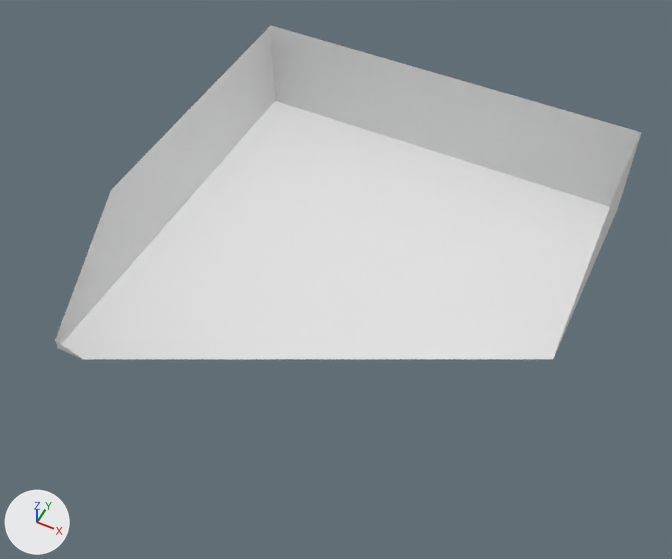
Two versions of the Blender file files/dungeon_2.blend, one commit apart.
Rendered twice from a 50 mm camera at (10.03, -21.82, 26.52) aimed at (-0.18, -1.38, 0.97). Every picture has the same lights, and +X, +Y and +Z are marked at lower left. Everything nearer to the camera than a plane just in front of the edit is cut away.

The first picture shows 'Плоскость'.
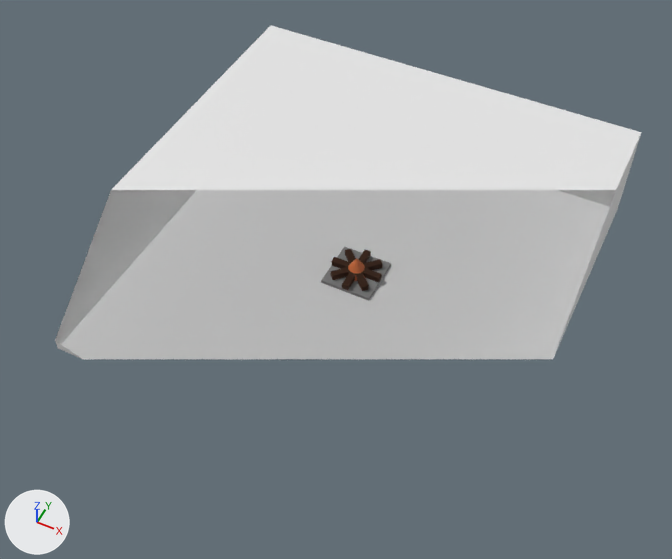
Where the change shows, as pixel boxes (x1, y1, x2, y2) in the pictures (672 x 559 px; the box of a moved part takes in the faces that stretch with it):
'CampfireLog', added (brown)
    after: (331, 249, 382, 291)
'CampfirePlate', added
    after: (321, 247, 391, 301)
'CampfireFire', added
    after: (348, 258, 365, 281)
part 1 of me_плоскость, moved or reshaped
    before: (55, 135, 641, 359)
    after: (55, 25, 642, 359)

Edits to the bpy script that builds the scene:
```text
Add mat_campfirefire:
    mat_campfirefire = principled_material('CampfireFire')
    mat_campfirefire.base_color = (0.801, 0.208, 0.0618)  # orange #e77e46
Add mat_campfirelog:
    mat_campfirelog = principled_material('CampfireLog')
    mat_campfirelog.base_color = (0.058, 0.0196, 0.00699)  # brown #442614
    mat_campfirelog.roughness = 1.0
    mat_campfirelog.diffuse_roughness = 1.0
Add mat_campfireplate:
    mat_campfireplate = principled_material('CampfirePlate')
    mat_campfireplate.base_color = (0.32, 0.32, 0.32)  # grey #999999
    mat_campfireplate.roughness = 1.0
    mat_campfireplate.diffuse_roughness = 1.0
Change me_плоскость:
    where me_плоскость.from_pydata(...)  # 24 vertices, 7 faces; spans x -1.0..1.0, y -1.0..1.0, z 0.0..4.0
    used by ob_плоскость; location = (0.0, 0.0, 0.0); scale = (8.0, 8.0, 1.0)
    verts and faces of me_плоскость; kept vertices keep their numbers, new ones are numbered from 24
    before: 16 (-1.0, -1.0, 4.0), 17 (1.0, -1.0, 4.0), 18 (-1.0, -1.0, 0.0) at pixel (57, 348), 19 (1.0, -1.0, 0.0), 20 (1.0, -1.0, 0.0)
    before: 21 (1.0, -1.0, 4.0), 22 (1.0, 1.0, 0.0) at pixel (617, 209), 23 (1.0, 1.0, 4.0) at pixel (641, 132)
    me_плоскость part 1
    add delete_faces([(16, 17, 19, 18), (20, 21, 23, 22)])
    add verts[24] = (-1.0, 1.0, 4.0)  # pixel (270, 25)
    add verts[25] = (1.0, 1.0, 4.0)  # pixel (641, 132)
    add verts[26] = (-1.0, -1.0, 4.0)
    add verts[27] = (1.0, -1.0, 4.0)
    add faces += [(17, 23, 22, 19), (16, 21, 20, 18), (24, 25, 27, 26)]
Add me_campfirefire:
    me_campfirefire.from_pydata(...)  # a 32-sided cone pointing to +z spanning x -1.0..1.0, y -1.0..1.0, z -1.0..1.0
    me_campfirefire.materials.append(mat_campfirefire)  # orange #e77e46
Add me_campfirelog:
    me_campfirelog.from_pydata(...)  # 32 vertices, 24 faces; spans x -1.0..1.0, y -8.0..8.0, z -1.0..1.0
    me_campfirelog.materials.append(mat_campfirelog)  # brown #442614
Add me_campfireplate:
    me_campfireplate.from_pydata(...)  # a box spanning x -1.0..1.0, y -1.0..1.0, z -1.0..1.0
    me_campfireplate.materials.append(mat_campfireplate)  # grey #999999
Add ob_campfirefire:
    ob_campfirefire = bpy.data.objects.new('CampfireFire', me_campfirefire)
    ob_campfirefire.location = (0.0, 0.0, 0.5)
    ob_campfirefire.scale = (0.474, 0.474, 0.398)
Add ob_campfirelog:
    ob_campfirelog = bpy.data.objects.new('CampfireLog', me_campfirelog)
    ob_campfirelog.location = (0.0, 0.0, 0.25)
    ob_campfirelog.scale = (1.0, 0.125, 0.125)
Add ob_campfireplate:
    ob_campfireplate = bpy.data.objects.new('CampfirePlate', me_campfireplate)
    ob_campfireplate.location = (0.0, 0.0, 0.06)
    ob_campfireplate.scale = (1.0, 1.0, 0.0625)
```
